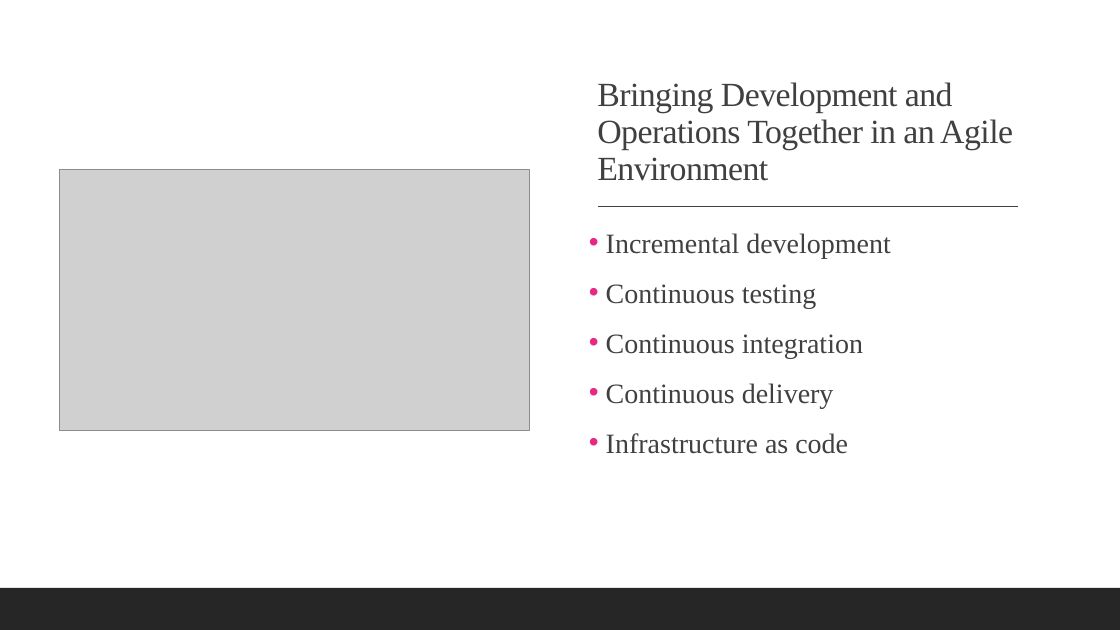
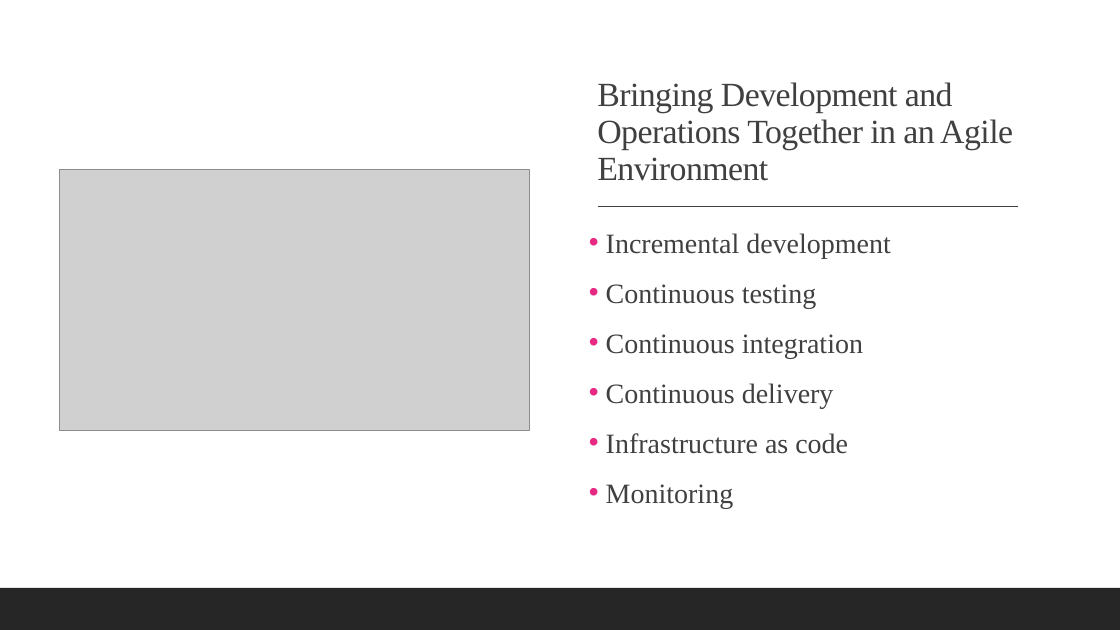
Before and after one commit to gcallah/OnlineDevops, a slide deck: slide 18 of present/DivisionOfLabor.pptx. Drawn at 1120x630 pixels with LibreOffice and Linux fonts; fonts in the diff are those of the drawing; grey boxes stand for pictures. Boxes give left, top, right and bottom in pixels: in the first picture for what was removed or moved away, otherwise in the second. Text is boxed around its words. In the diff, an @@ line names an element or a change of style, - is before the commit and + after.

```diff
--- a/present/DivisionOfLabor.pptx
+++ b/present/DivisionOfLabor.pptx
@@ text at [606,484,734,508]: paragraph added @@
+• Monitoring
```
Also in this commit, not shown: 1 slide added.
